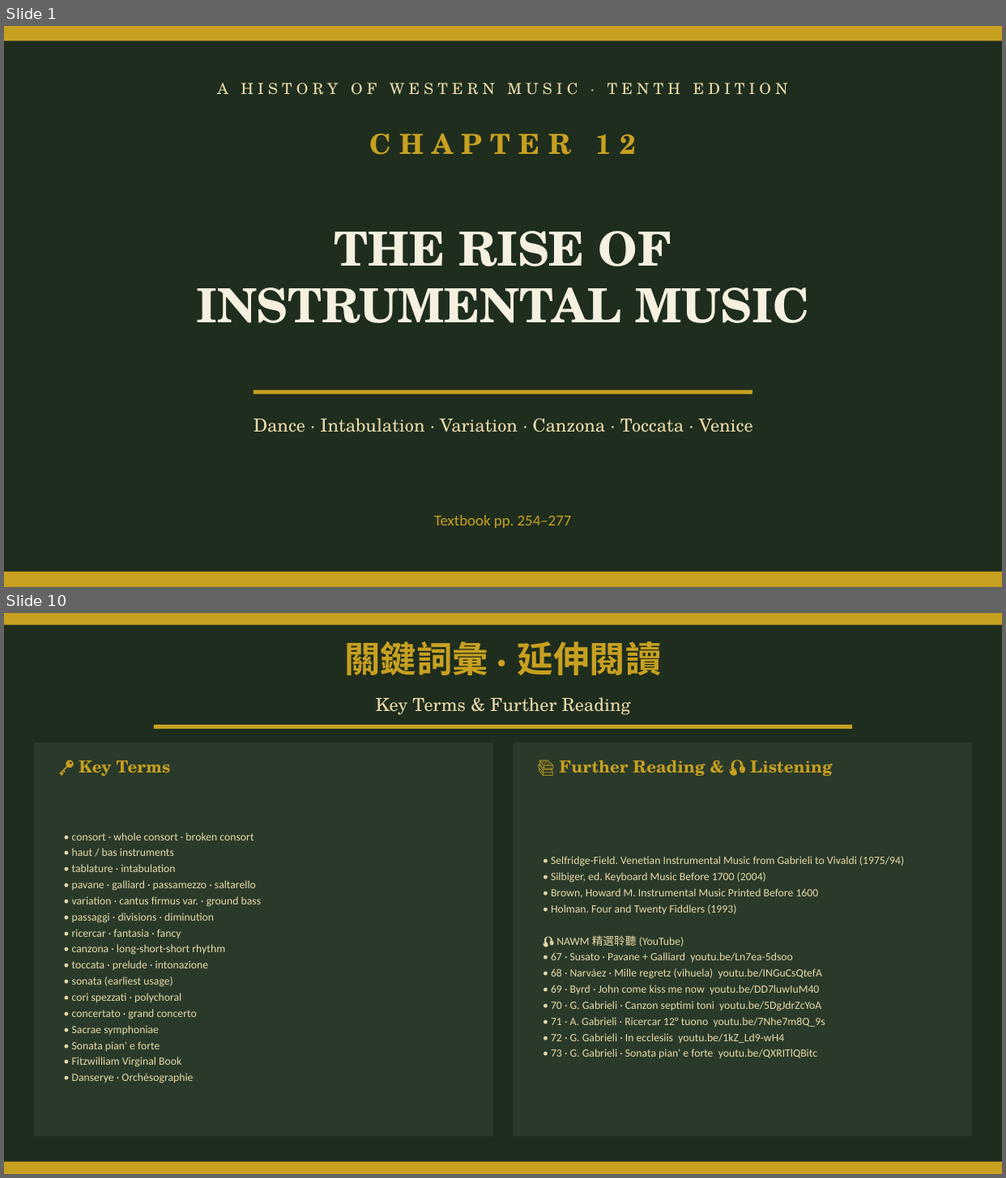
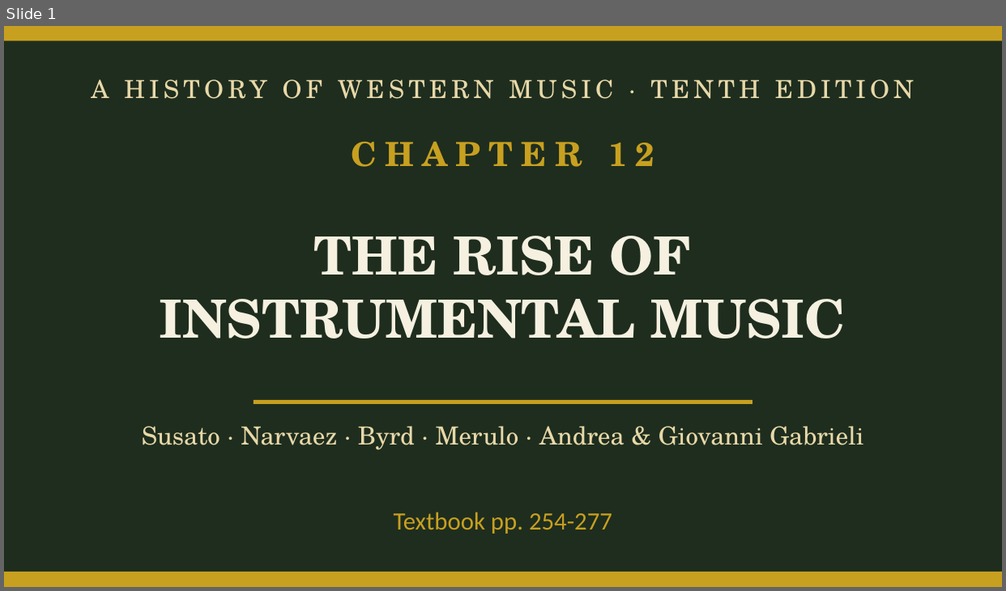
Before and after one commit to ccli-taipower/A_History_of_Western_Music, a slide deck: Ch12_Instrumental.pptx. Shown one above the other, each under a label of ours: slides 1 and 10 before the commit, slide 1 after it; the slides between them are not shown. The pictures are 1006x1178 and 1006x591 pixels, drawn with LibreOffice and Linux fonts; fonts in the diff are those of the drawing. Boxes give left, top, right and bottom in pixels: in the first picture for what was removed or moved away, otherwise in the second. Text is boxed around its words. In the diff, an @@ line names an element or a change of style, - is before the commit and + after.

```diff
--- a/Ch12_Instrumental.pptx
+++ b/Ch12_Instrumental.pptx
@@ slide 10 removed at (4, 613, 1002, 1174), background #1E2D1E @@
@@ rectangle removed at (4, 613, 1002, 625) @@
@@ text removed at (344, 641, 662, 675) @@
-關鍵詞彙 · 延伸閱讀
@@ text removed at (376, 697, 631, 715) @@
-Key Terms & Further Reading
@@ rectangle removed at (154, 725, 852, 729) @@
@@ rectangle removed at (34, 743, 493, 1137) @@
@@ rectangle removed at (513, 743, 972, 1137) @@
@@ text removed at (79, 760, 171, 776) @@
-🔑 Key Terms
@@ text removed at (559, 760, 832, 776) @@
-📚 Further Reading & 🎧 Listening
@@ text removed at (72, 833, 261, 1084) @@
-• consort · whole consort · broken consort
-• haut / bas instruments
-• tablature · intabulation
-• pavane · galliard · passamezzo · saltarello
-• variation · cantus firmus var. · ground bass
-• passaggi · divisions · diminution
-• ricercar · fantasia · fancy
-• canzona · long-short-short rhythm
-• toccata · prelude · intonazione
-• sonata (earliest usage)
-• cori spezzati · polychoral
-• concertato · grand concerto
-• Sacrae symphoniae
-• Sonata pian' e forte
-• Fitzwilliam Virginal Book
-• Danserye · Orchésographie
@@ text removed at (551, 856, 904, 1059) @@
-• Selfridge-Field. Venetian Instrumental Music from Gabrieli to Vivaldi (1975/94)
-• Silbiger, ed. Keyboard Music Before 1700 (2004)
-• Brown, Howard M. Instrumental Music Printed Before 1600
-• Holman. Four and Twenty Fiddlers (1993)
-🎧 NAWM 精選聆聽 (YouTube)
-• 67 · Susato · Pavane + Galliard youtu.be/Ln7ea-5dsoo
-• 68 · Narváez · Mille regretz (vihuela) youtu.be/INGuCsQtefA
-• 69 · Byrd · John come kiss me now youtu.be/DD7luwIuM40
-• 70 · G. Gabrieli · Canzon septimi toni youtu.be/5DgJdrZcYoA
-• 71 · A. Gabrieli · Ricercar 12° tuono youtu.be/7Nhe7m8Q_9s
-• 72 · G. Gabrieli · In ecclesiis youtu.be/1kZ_Ld9-wH4
-• 73 · G. Gabrieli · Sonata pian' e forte youtu.be/QXRITlQBitc
@@ rectangle removed at (4, 1162, 1002, 1174) @@
@@ slide 1 changed as well @@
@@ text "A HISTORY OF WESTERN MUSIC ..." at (91, 79, 914, 99): size 11 to 18 pt @@
@@ text "CHAPTER 12" at (351, 141, 654, 167): size 20 to 24 pt @@
@@ text "THE RISE OF" at (160, 236, 846, 339): size 34 to 38 pt @@
@@ 2 texts, 1 rectangle: place and size @@
-2 texts, 1 rectangle at (196, 134, 809, 395)
+2 texts, 1 rectangle at (160, 141, 846, 404)
@@ text at (142, 426, 863, 450): text changed; size 13 to 18 pt @@
-Dance · Intabulation · Variation · Canzona · Toccata · Venice
+Susato · Narvaez · Byrd · Merulo · Andrea & Giovanni Gabrieli
@@ text at (394, 512, 612, 534): text changed; size 11 to 18 pt @@
-Textbook pp. 254–277
+Textbook pp. 254-277
```
Also in this commit, not shown: 27 slides added, 8 other slides removed, 37 other files.
